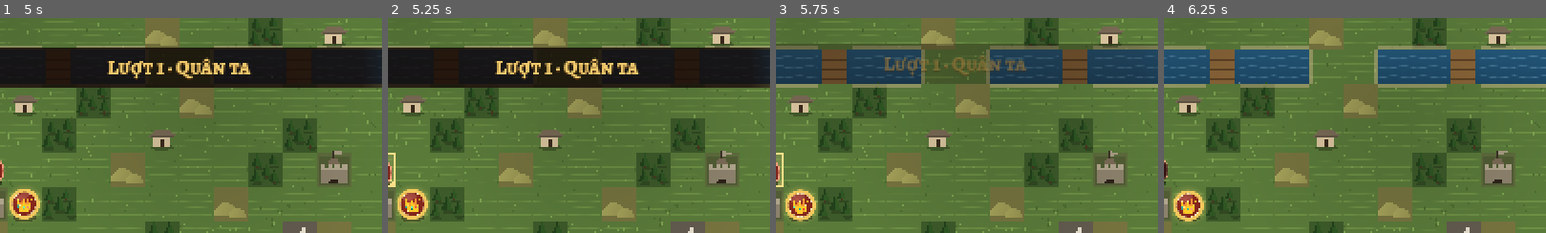
Above: before the commit, frames 1-4 (left to right).
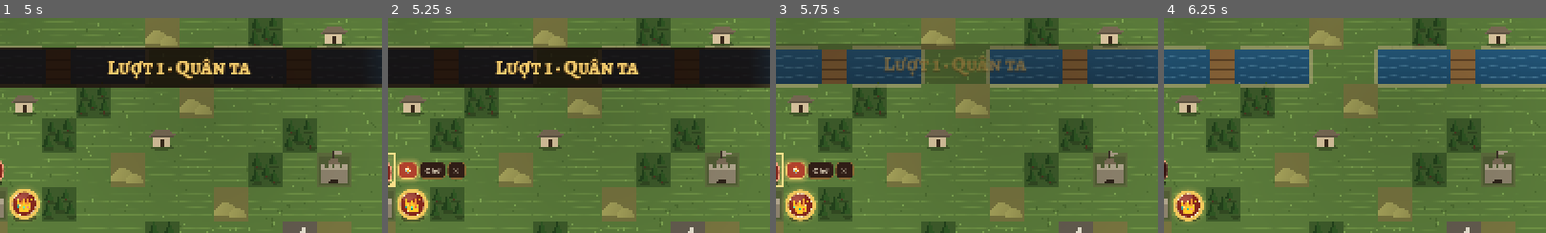
Above: after the commit, the same moments.

Repository: NguyenVanDo51/hon-song-nui
Game: Godot game, scene res://main.tscn
Same seed, same stepped clock (60 frames per second), same inputs: the game is played once before the commit and once after it.
Inputs (mouse positions are % of the whole screen's width and height, from its top left):
- Up to frame 1 (5 s): click (43, 55) at 0.52 s; click "‹ Trở lại" at 1.25 s; click (43, 63) at 2.02 s; click "Dễ" at 2.75 s; click "Thường" at 3.5 s; click (33, 31) at 4.27 s
- Up to frame 2 (5.25 s): click "Gợi ý" at 5 s
- Up to frame 3 (5.75 s): no input
- Up to frame 4 (6.25 s): click "Chờ" at 5.75 s
The pictures show only the part of the screen within x 16-66%, y 43-93%; the shares and areas given below are measured in that part.

Frame 1 is identical in both runs. In frame 2, 1.5% of the frame differs, in the area x 2-21%, y 65-76%; in frame 3, 1.5%; in frame 4, nothing differs.

Commit message:
feat: faster move/attack — hover forecast + one-click attack, floating action bar, shortcuts
- hover an enemy with a unit selected: path to the best attack tile + damage forecast on the board;
  a click after the pointer rests there attacks at once (touch keeps aim-then-confirm)
- after picking a tile: click an enemy in range to hit from there, click the tile again for the
  default action (capture, else wait)
- compact copies of the action buttons pinned next to the chosen tile
- keys: Space/Enter default action, Tab next unit, E end turn, H hint, Esc cancel
- guard script measures every Godot process of the run; shot() is a no-op when headless
- click driver covers the new paths (25 checks, headless)

Co-Authored-By: Claude Opus 5.5 <noreply@anthropic.com>

Diff:
--- a/assets/emoji/manifest.gd
+++ b/assets/emoji/manifest.gd
@@ -1,4 +1,4 @@
 extends RefCounted
 ## generated by tools/build_fonts.py: codepoints with a PNG here (emoji_u<hex>.png)
 
-const CODES := [0x2694, 0x26f5, 0x1f33f, 0x1f3af, 0x1f3e0, 0x1f3ee, 0x1f3ef, 0x1f3f9, 0x1f40e, 0x1f418, 0x1f434, 0x1f451, 0x1f468, 0x1f475, 0x1f4a4, 0x1f4ac, 0x1f4d6, 0x1f4dc, 0x1f4ff, 0x1f507, 0x1f50a, 0x1f531, 0x1f5e1, 0x1f6a9, 0x1f6e1, 0x1f941, 0x1f9d4, 0x1fa79, 0x1fa96, 0x1faa8]
+const CODES := [0x21a9, 0x2694, 0x26f5, 0x1f33f, 0x1f3af, 0x1f3e0, 0x1f3ee, 0x1f3ef, 0x1f3f9, 0x1f40e, 0x1f418, 0x1f434, 0x1f451, 0x1f468, 0x1f475, 0x1f4a4, 0x1f4ac, 0x1f4d6, 0x1f4dc, 0x1f4ff, 0x1f507, 0x1f50a, 0x1f531, 0x1f5e1, 0x1f6a9, 0x1f6e1, 0x1f941, 0x1f9d4, 0x1fa79, 0x1fa96, 0x1faa8]
--- a/scripts/ui/board.gd
+++ b/scripts/ui/board.gd
@@ -13,7 +13,7 @@
 var T := 48.0
 ## what the game screen wants shown (see GameScreen.build_view)
 var view := { "hide": {}, "sprites": [], "hp": null, "busy": false, "sel": null, "selMine": false, "reach": null, "attackable": [],
-	"dest": null, "targets": [], "target": null, "path": null, "info": null, "buyAt": null, "hover": null }
+	"dest": null, "targets": [], "target": null, "path": null, "info": null, "buyAt": null, "hover": null, "preview": null }
 var hover: Variant = null
 var _stage: Control
 var _terrain: Layer
@@ -45,7 +45,9 @@
 	mat.blend_mode = CanvasItemMaterial.BLEND_MODE_ADD
 	add.material = mat
 	_layers.append(add)
-	_layers.append(_layer(func(ci: CanvasItem) -> void: fx.draw_top(ci, T, FX.now())))
+	_layers.append(_layer(func(ci: CanvasItem) -> void:
+		fx.draw_top(ci, T, FX.now())
+		_draw_preview(ci)))
 	_night = ColorRect.new()
 	_night.mouse_filter = Control.MOUSE_FILTER_IGNORE
 	var sm := ShaderMaterial.new()
@@ -408,6 +410,30 @@
 	if v.hover != null and v.dest == null:
 		_cell(ci, v.hover.x, v.hover.y, null, Color(1, 1, 1, 0.33), 0.04)
 
+## hover-attack forecast pinned above the target: "⚔ 40  ⤺ 24" (gold = kill, red = our unit falls)
+func _draw_preview(ci: CanvasItem) -> void:
+	var p: Variant = view.get("preview")
+	if p == null or s.is_empty():
+		return
+	var fs := int(clampf(T * 0.24, 12, 20))
+	var give := "⚔ %d%s" % [p.dmg, " hạ gục" if p.kill else ""]
+	var take := "  ↩ %d%s" % [p.counter, " ngã" if p.die else ""] if p.counter > 0 or not p.kill else ""
+	var w1 := Style.xbold.get_string_size(give, HORIZONTAL_ALIGNMENT_LEFT, -1, fs).x
+	var w2 := Style.xbold.get_string_size(take, HORIZONTAL_ALIGNMENT_LEFT, -1, fs).x
+	var pad := 7.0
+	var w := w1 + w2 + pad * 2
+	var h := fs * 1.5
+	var x := clampf((p.x + 0.5) * T - w / 2, 2, s.w * T - w - 2)
+	var y: float = p.y * T - h - 4
+	if y < 2:
+		y = (p.y + 1) * T + 4
+	var box := Style.box(Color(0.08, 0.04, 0.03, 0.92), Style.GOLD if p.kill else (Style.BAD if p.die else Style.BRONZE_2), 7, 0, 2)
+	ci.draw_style_box(box, Rect2(x, y, w, h))
+	var base := y + h / 2 + (Style.xbold.get_ascent(fs) - Style.xbold.get_descent(fs)) / 2
+	ci.draw_string(Style.xbold, Vector2(x + pad, base), give, HORIZONTAL_ALIGNMENT_LEFT, -1, fs, Style.GOLD if p.kill else Style.GOOD)
+	if take != "":
+		ci.draw_string(Style.xbold, Vector2(x + pad + w1, base), take, HORIZONTAL_ALIGNMENT_LEFT, -1, fs, Style.BAD)
+
 func _draw_units(ci: CanvasItem, time: float) -> void:
 	var v := view
 	var list := []
--- a/scripts/ui/game_screen.gd
+++ b/scripts/ui/game_screen.gd
@@ -39,6 +39,8 @@
 var _actions: HFlowContainer
 var _btn_end: Button
 var _end: Control
+var _float: HBoxContainer
+var _hover_at := 0
 
 func _ready() -> void:
 	set_anchors_and_offsets_preset(Control.PRESET_FULL_RECT)
@@ -153,6 +155,7 @@
 	board.tile_clicked.connect(_on_tile_clicked)
 	board.hover_changed.connect(func(t: Variant) -> void:
 		ui.hover = t
+		_hover_at = Time.get_ticks_msec()
 		_build_view())
 	board.cancel_requested.connect(cancel)
 	_wrap.add_child(board)
@@ -298,15 +301,41 @@
 	v.targets = Game.targets_from(s, u, ui.dest[0], ui.dest[1]) if ui.mode == "target" and u != null else []
 	v.target = ui.target
 	v.path = null
-	if v.selMine and ui.mode == "idle" and ui.hover != null and v.reach.has(ui.hover):
+	v.preview = null
+	var plan: Variant = _hover_attack() if v.selMine else null
+	if plan != null:
+		# hovering an enemy we can hit: path to the attack tile + damage preview on the board
+		var p := Game.preview(s, u, plan.from[0], plan.from[1], plan.target)
+		v.preview = { "x": plan.target.x, "y": plan.target.y, "dmg": p.dmg, "counter": p.counter, "kill": p.kill, "die": p.die }
+		v.path = Game.path_to(Game.reachable(s, u), plan.from[0], plan.from[1])
+		if ui.mode == "idle":
+			v.dest = plan.from
+	elif v.selMine and ui.mode == "idle" and ui.hover != null and v.reach.has(ui.hover):
 		v.path = Game.path_to(v.reach, ui.hover.x, ui.hover.y)
-	if v.selMine and ui.mode != "idle" and ui.dest != null:
+	elif v.selMine and ui.mode != "idle" and ui.dest != null:
 		var r := Game.reachable(s, u)
 		if r.has(Vector2i(ui.dest[0], ui.dest[1])):
 			v.path = Game.path_to(r, ui.dest[0], ui.dest[1])
 	v.info = ui.info
 	v.buyAt = ui.buyAt
 	v.hover = ui.hover
+
+## the attack the selected unit would make on the hovered enemy: {target, from} or null
+func _hover_attack() -> Variant:
+	if ui.hover == null:
+		return null
+	var e: Variant = Game.unit_at(s, ui.hover.x, ui.hover.y)
+	if e == null or e.side != "e":
+		return null
+	var from: Variant = _attack_from(_sel_unit(), e)
+	return { "target": e, "from": from } if from != null else null
+
+## where the selected unit attacks `e` from: the chosen tile if e is in range from it, else the best reachable tile
+func _attack_from(u: Dictionary, e: Dictionary) -> Variant:
+	if ui.mode != "idle" and ui.dest != null:
+		if Game.targets_from(s, u, ui.dest[0], ui.dest[1]).any(func(o: Dictionary) -> bool: return o.id == e.id):
+			return ui.dest
+	return _best_attack_tile(u, e)
 
 func _attackable_anywhere(u: Dictionary, reach: Dictionary) -> Array:
 	var seen := {}
@@ -351,27 +380,28 @@
 	var u: Variant = _sel_unit()
 	ui.hint = null; ui.hotBuy = null; ui.hintKind = null
 	if u != null and my_turn and not u.acted and u.side == "p":
-		if ui.mode == "target" and clicked != null and clicked.side == "e":
-			var ts := Game.targets_from(s, u, ui.dest[0], ui.dest[1])
-			if ts.any(func(o: Dictionary) -> bool: return o.id == clicked.id):
-				if ui.target == clicked.id:
+		if clicked != null and clicked.side == "e":
+			var from: Variant = _attack_from(u, clicked)
+			if from != null:
+				# mouse: the preview was already on the board while hovering -> one click attacks.
+				# touch (no settled hover): first tap aims and previews, second tap attacks.
+				var aimed: bool = ui.mode == "target" and ui.target == clicked.id and ui.dest == from
+				if aimed or _hover_settled(x, y):
+					ui.dest = from
 					commit({ "kind": "attack", "target": clicked.id })
 					return
-				ui.target = clicked.id
+				ui.dest = from; ui.mode = "target"; ui.target = clicked.id; ui.buyAt = null; ui.info = null
 				main.audio.play("select")
 				refresh()
 				return
+		# clicking the chosen tile again = default action (capture if possible, else wait)
+		if ui.mode != "idle" and ui.dest != null and ui.dest[0] == x and ui.dest[1] == y:
+			default_action()
+			return
 		var reach := Game.reachable(s, u)
 		if reach.has(Vector2i(x, y)) and (clicked == null or clicked.id == u.id):
 			_set_dest(x, y)
 			return
-		if clicked != null and clicked.side == "e":
-			var from: Variant = _best_attack_tile(u, clicked)
-			if from != null:
-				ui.dest = from; ui.mode = "target"; ui.target = clicked.id; ui.buyAt = null; ui.info = null
-				main.audio.play("select")
-				refresh()
-				return
 	ui.dest = null; ui.mode = "idle"; ui.target = null; ui.buyAt = null; ui.info = null
 	if clicked != null:
 		ui.sel = clicked.id
@@ -386,6 +416,61 @@
 		return
 	ui.info = { "x": x, "y": y }
 	refresh()
+
+## true when the mouse has rested on (x,y) long enough that the board preview was visible
+func _hover_settled(x: int, y: int) -> bool:
+	return ui.hover != null and ui.hover == Vector2i(x, y) and Time.get_ticks_msec() - _hover_at >= 150
+
+## Space / Enter / clicking the chosen tile again: attack the aimed target, else capture, else wait
+func default_action() -> void:
+	var u: Variant = _sel_unit()
+	if ui.busy or u == null or u.side != "p" or u.acted or s.side != "p" or s.winner != null:
+		return
+	if ui.mode == "idle":
+		ui.dest = [u.x, u.y]
+		ui.mode = "moved"
+	if ui.mode == "target" and ui.target != null:
+		commit({ "kind": "attack", "target": ui.target })
+	elif Game.can_capture(s, u, ui.dest[0], ui.dest[1]):
+		commit({ "kind": "capture" })
+	else:
+		commit({ "kind": "wait" })
+
+## Tab: select the next unit of ours that hasn't acted
+func select_next() -> void:
+	if ui.busy or s.side != "p" or s.winner != null:
+		return
+	var mine: Array = s.units.filter(func(o: Dictionary) -> bool: return o.side == "p" and not o.acted)
+	if mine.is_empty():
+		return
+	var i := 0
+	for k in mine.size():
+		if ui.sel != null and mine[k].id == ui.sel:
+			i = (k + 1) % mine.size()
+	var tip: int = ui.tip
+	_reset_ui()
+	ui.tip = tip
+	ui.sel = mine[i].id
+	main.audio.play("select")
+	refresh()
+
+func _unhandled_input(ev: InputEvent) -> void:
+	if not visible or s.is_empty() or _end.visible or main.menus.is_codex_open():
+		return
+	if not (ev is InputEventKey and ev.pressed and not ev.echo):
+		return
+	match ev.keycode:
+		KEY_SPACE, KEY_ENTER, KEY_KP_ENTER:
+			default_action()
+		KEY_TAB:
+			select_next()
+		KEY_E:
+			end_player_turn()
+		KEY_H:
+			_on_hint()
+		_:
+			return
+	get_viewport().set_input_as_handled()
 
 func _set_dest(x: int, y: int) -> void:
 	ui.dest = [x, y]; ui.mode = "moved"; ui.target = null; ui.buyAt = null; ui.info = null
@@ -938,6 +1023,52 @@
 		_info.add_child(_note("Bấm vào lính để ra lệnh. Bấm thành trống để mua lính. Bấm [b]Gợi ý[/b] nếu chưa biết đi gì."))
 	if ui.hint != null:
 		_info.add_child(Style.rich(ui.hint, 14, Style.GOLD, Style.GOLD_HI))
+	_mirror_float(my_turn and u != null and u.side == "p" and not u.acted and ui.mode != "idle" and ui.dest != null)
+
+## compact copies of the action buttons pinned next to the chosen tile, so orders never leave the board
+func _mirror_float(show: bool) -> void:
+	if _float == null:
+		_float = HBoxContainer.new()
+		_float.add_theme_constant_override("separation", 4)
+		_wrap.add_child(_float)
+	for c in _float.get_children():
+		c.queue_free()
+	_float.visible = show
+	if not show:
+		return
+	for b: Node in _actions.get_children():
+		if not (b is Button):
+			continue
+		var src: Button = b
+		var full := src.text
+		var short := full
+		if full == "Hủy":
+			short = "✕"
+		elif full == "Quay lại":
+			short = "‹"
+		elif full.length() > 2 and full.unicode_at(0) > 0x2000 and " " in full:
+			var parts := full.split(" ")
+			short = parts[0] + (" " + parts[parts.size() - 1].trim_prefix("(").trim_suffix(")") if full.ends_with(")") else "")
+		var fb := Style.button(short, src.theme_type_variation)
+		fb.tooltip_text = full
+		fb.custom_minimum_size = Vector2(38, 36)
+		fb.add_theme_font_size_override("font_size", 15)
+		fb.pressed.connect(func() -> void: src.pressed.emit())
+		_float.add_child(fb)
+	_place_float.call_deferred()
+
+func _place_float() -> void:
+	if _float == null or not _float.visible or ui.dest == null:
+		return
+	_float.reset_size()
+	var T := board.T
+	var tile := board.position + Vector2(ui.dest[0] * T, ui.dest[1] * T)
+	var sz := _float.get_combined_minimum_size()
+	var pos := tile + Vector2(T + 6, (T - sz.y) / 2)
+	if pos.x + sz.x > _wrap.size.x - 4:
+		pos.x = tile.x - sz.x - 6
+	pos.y = clampf(pos.y, 4, _wrap.size.y - sz.y - 4)
+	_float.position = pos
 
 func _preview_box(p: Dictionary) -> Control:
 	var g := GridContainer.new()
--- a/scripts/ui/main.gd
+++ b/scripts/ui/main.gd
@@ -94,6 +94,8 @@
 		get_tree().quit()
 
 func shot(name: String) -> void:
+	if DisplayServer.get_name() == "headless":
+		return # nothing is rendered (and frame_post_draw never fires)
 	await RenderingServer.frame_post_draw
 	var dir: String = flags.get("shots", "res://shots")
 	DirAccess.make_dir_recursive_absolute(dir)
--- a/sim/click_driver.gd
+++ b/sim/click_driver.gd
@@ -67,9 +67,15 @@
 	g._on_tile(hero.x, hero.y)
 	g._on_tile(dest.x, dest.y)
 	await process_frame
-	press("Chờ")
+	await process_frame
+	await main.shot("ux_float")
+	ok(g._float.visible and g._float.get_child_count() >= 2, "floating action bar next to the tile (%d buttons)" % g._float.get_child_count())
+	g._on_tile(dest.x, dest.y) # same tile again = default action (wait here)
 	await idle(g)
-	ok(hero.acted and hero.x == dest.x, "hero moved + waited")
+	ok(hero.acted and hero.x == dest.x, "hero moved + waited (click dest twice)")
+	g.select_next()
+	ok(g.ui.sel != null and g.ui.sel != hero.id, "Tab selects next unacted unit")
+	g.cancel()
 	# buy at our castle (1,2)
 	g._on_tile(1, 2)
 	await process_frame
@@ -94,6 +100,26 @@
 	press("⚔ Đánh")
 	await idle(g)
 	ok(foe.hp < hp0 or Game.unit_by_id(s, foe.id) == null, "attack resolved")
+	# mouse path: rest the pointer on an enemy -> board shows the forecast -> one click attacks
+	var arch: Dictionary = s.units.filter(func(u): return u.side == "p" and u.type == "archer")[0]
+	var foe2: Dictionary = s.units.filter(func(u): return u.side == "e" and u.id != foe.id)[0]
+	foe2.x = arch.x + 2
+	foe2.y = arch.y
+	if Game.tile_at(s, foe2.x, foe2.y) == null or Game.unit_at(s, foe2.x, foe2.y) != foe2:
+		foe2.x = arch.x
+		foe2.y = arch.y - 2
+	g._on_tile(arch.x, arch.y)
+	g.ui.hover = Vector2i(foe2.x, foe2.y)
+	g._hover_at = Time.get_ticks_msec() - 500
+	g._build_view()
+	ok(g.board.view.preview != null, "hover forecast on board")
+	await main.shot("ux_forecast")
+	await process_frame
+	var hp1: int = foe2.hp
+	g._on_tile(foe2.x, foe2.y)
+	await idle(g)
+	ok(arch.acted and (foe2.hp < hp1 or Game.unit_by_id(s, foe2.id) == null), "one click attack after hover")
+	g.ui.hover = null
 	# terrain info, hint, codex, speed
 	g._on_tile(6, 0)
 	await process_frame
Binary file added: assets/emoji/emoji_u21a9.png
Not shown, added: assets/emoji/emoji_u21a9.png.import
Binary file changed: assets/fonts/SymbolsSubset.ttf
Not shown, changed: tools/run_guarded.ps1
